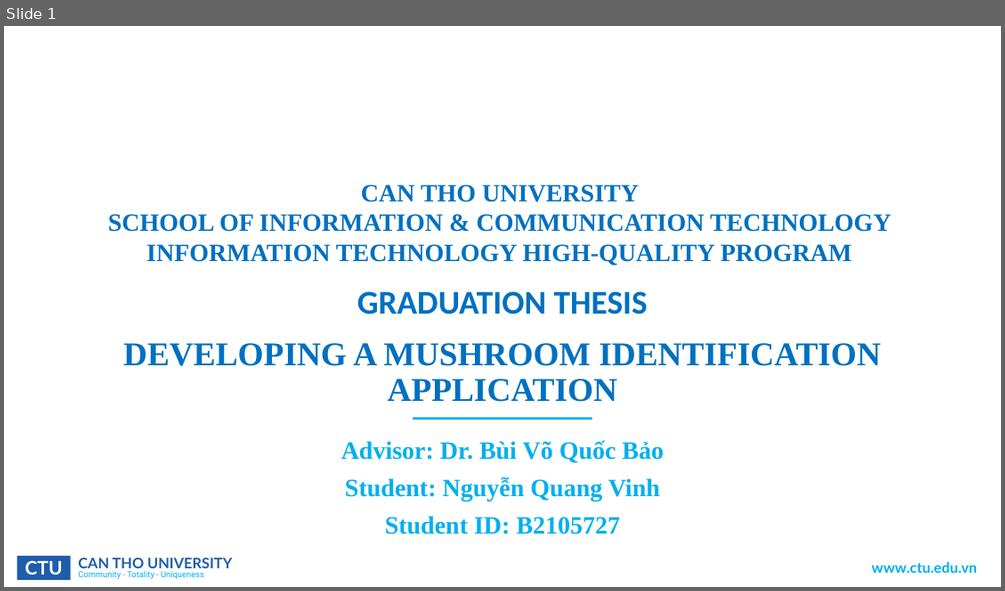
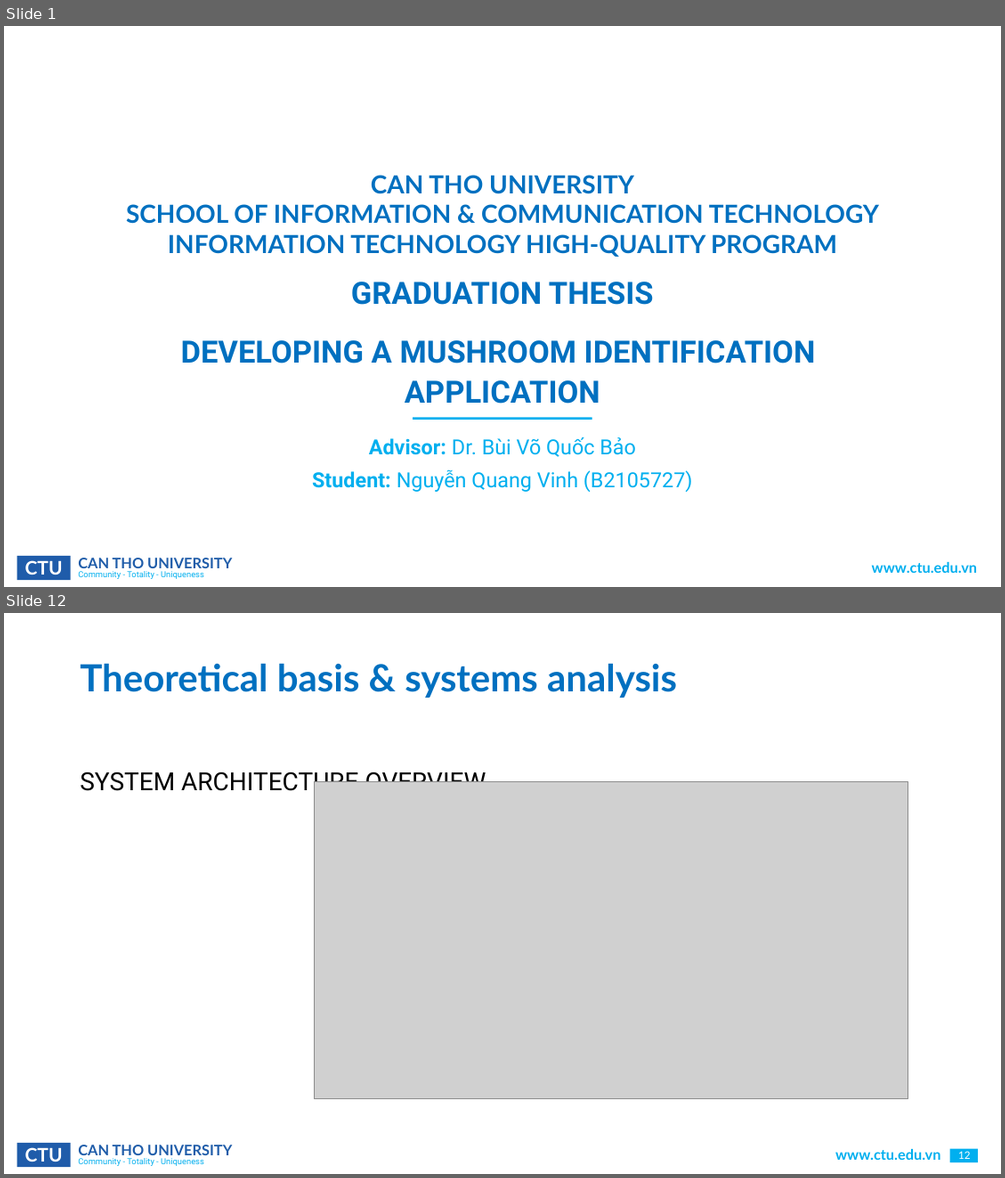
Before and after one commit to CommonHouseCat/fungiscan-mushroom-identifier, a slide deck: Báo cáo/ThesisReport.pptx. Shown one above the other, each under a label of ours: slide 1 before the commit, slides 1 and 12 after it; the slides between them are not shown. The pictures are 1005x591 and 1005x1178 pixels, drawn with LibreOffice and Linux fonts; fonts in the diff are those of the drawing; grey boxes stand for pictures; background and template pictures are left out. Boxes give left, top, right and bottom in pixels: in the first picture for what was removed or moved away, otherwise in the second. Text is boxed around its words. In the diff, an @@ line names an element or a change of style, - is before the commit and + after.

```diff
--- a/Báo cáo/ThesisReport.pptx
+++ b/Báo cáo/ThesisReport.pptx
@@ slide 12 added at (4, 613, 1001, 1174), background #FFFFFF; not listed: 3 template elements that a slide beside it also shows @@
@@ title added at (80, 663, 677, 698), 36 pt, text #0070C0, bold @@
+Theoretical basis & systems analysis
@@ text added at (80, 768, 486, 797), 24 pt, text #000000 @@
+SYSTEM ARCHITECTURE OVERVIEW
@@ picture added at (314, 782, 908, 1098) @@
@@ text added at (835, 1149, 940, 1159), 14 pt, text #00AFEF, bold @@
+www.ctu.edu.vn
@@ rectangle added at (950, 1149, 978, 1163), fill #00AFEF @@
@@ page number added at (958, 1151, 970, 1159), 10 pt, text #FFFFFF @@
+12
@@ slide 1 changed as well @@
@@ title at (126, 175, 879, 257): text changed; font Times New Roman to Lato @@
-CAN THO UNIVERSITY
-SCHOOL OF INFORMATION & COMMUNICATION TECHNOLOGY
-INFORMATION TECHNOLOGY HIGH-QUALITY PROGRAM
+CAN THO UNIVERSITY
+SCHOOL OF INFORMATION & COMMUNICATION TECHNOLOGY
+INFORMATION TECHNOLOGY HIGH-QUALITY PROGRAM
@@ subtitle at (181, 281, 816, 403): text changed; size 32 to 29.6 pt; font Times New Roman to Roboto @@
-DEVELOPING A MUSHROOM IDENTIFICATION APPLICATION
+GRADUATION THESIS
+DEVELOPING A MUSHROOM IDENTIFICATION
+APPLICATION
@@ title removed at (357, 291, 647, 314) @@
-GRADUATION THESIS
@@ text at (369, 437, 636, 457): size 24 to 20 pt, font Times New Roman to Roboto in "Advisor: Dr. Bùi Võ Quốc Bảo"; bold off in "Dr. Bùi Võ Quốc Bảo" @@
@@ text at (312, 469, 693, 491): text changed; size 24 to 20 pt; font Times New Roman to Roboto; bold off @@
-Student: Nguyễn Quang Vinh
-Student ID: B2105727
+Student: Nguyễn Quang Vinh (B2105727)
```
Also in this commit, not shown: 25 other slides added, 3 slides removed, 1 other file.
